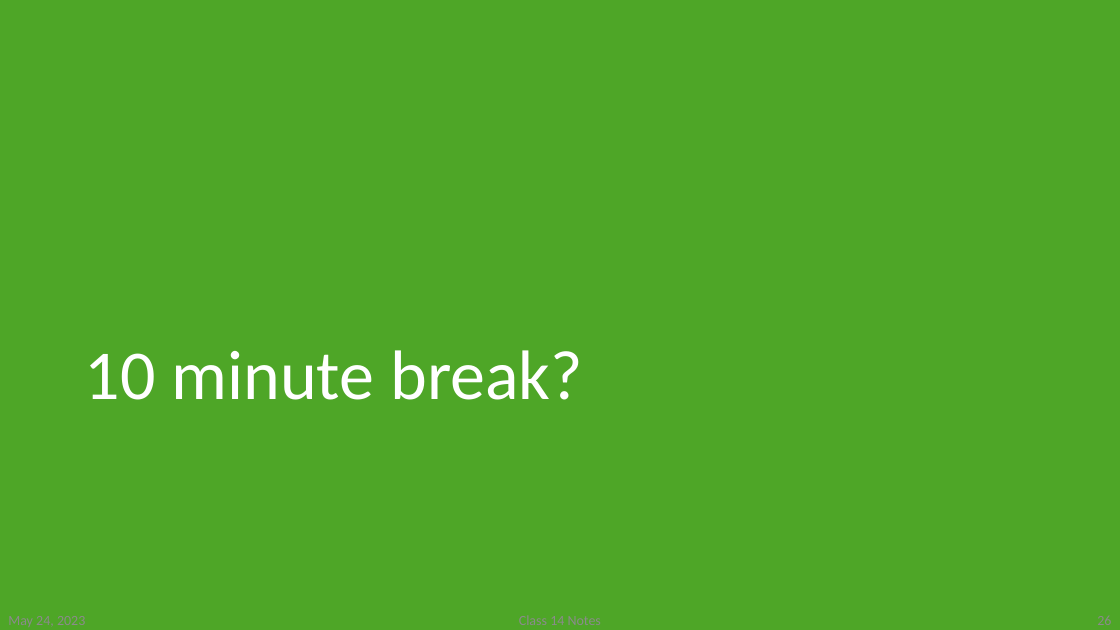
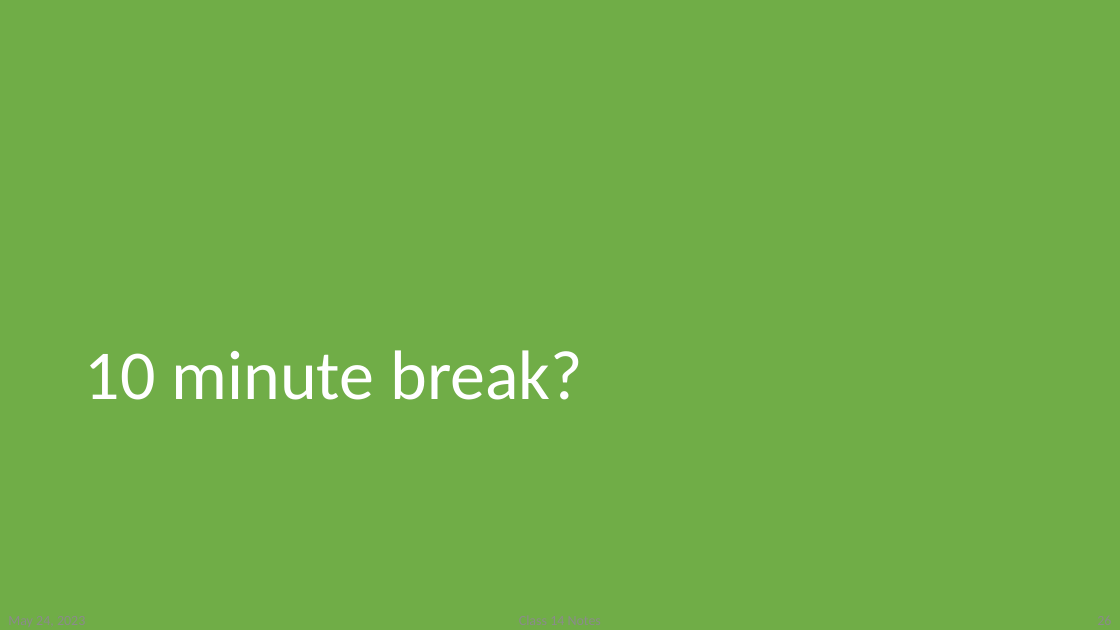
Before and after one commit to nwakim/S2024_BSTA_513, a slide deck: slide 26 of lectures/12_Assessing_fit/old_work/Class_14_Model_fit.pptx. Drawn at 1120x630 pixels with LibreOffice and Linux fonts; fonts in the diff are those of the drawing. Boxes give left, top, right and bottom in pixels: in the first picture for what was removed or moved away, otherwise in the second. Text is boxed around its words. In the diff, an @@ line names an element or a change of style, - is before the commit and + after.

```diff
--- a/lectures/12_Assessing_fit/old_work/Class_14_Model_fit.pptx
+++ b/lectures/12_Assessing_fit/old_work/Class_14_Model_fit.pptx
@@ background #4EA627 to #70AD47 @@
```
Also in this commit, not shown: 46 other slides changed, 8 other files.
